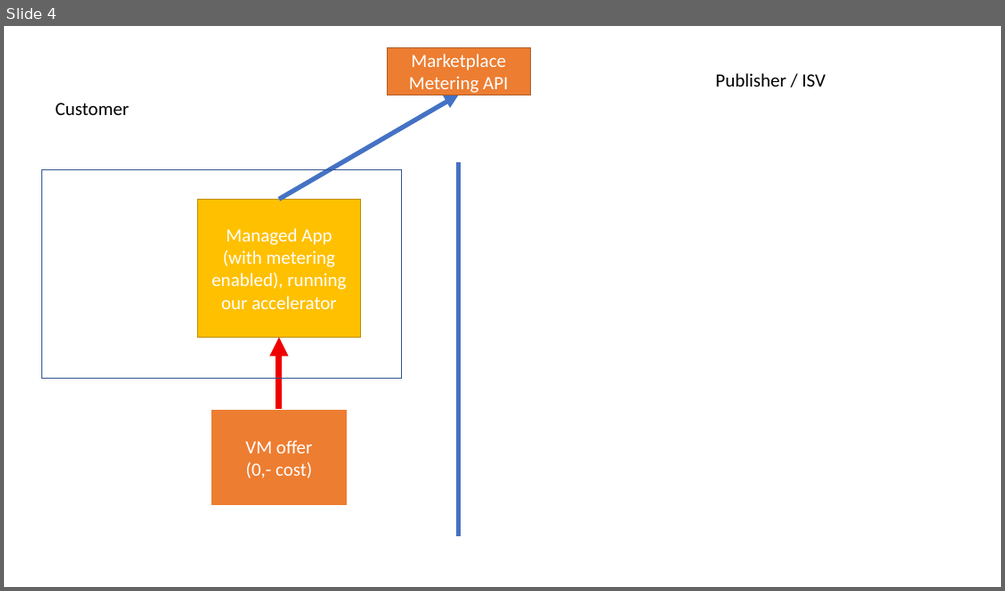
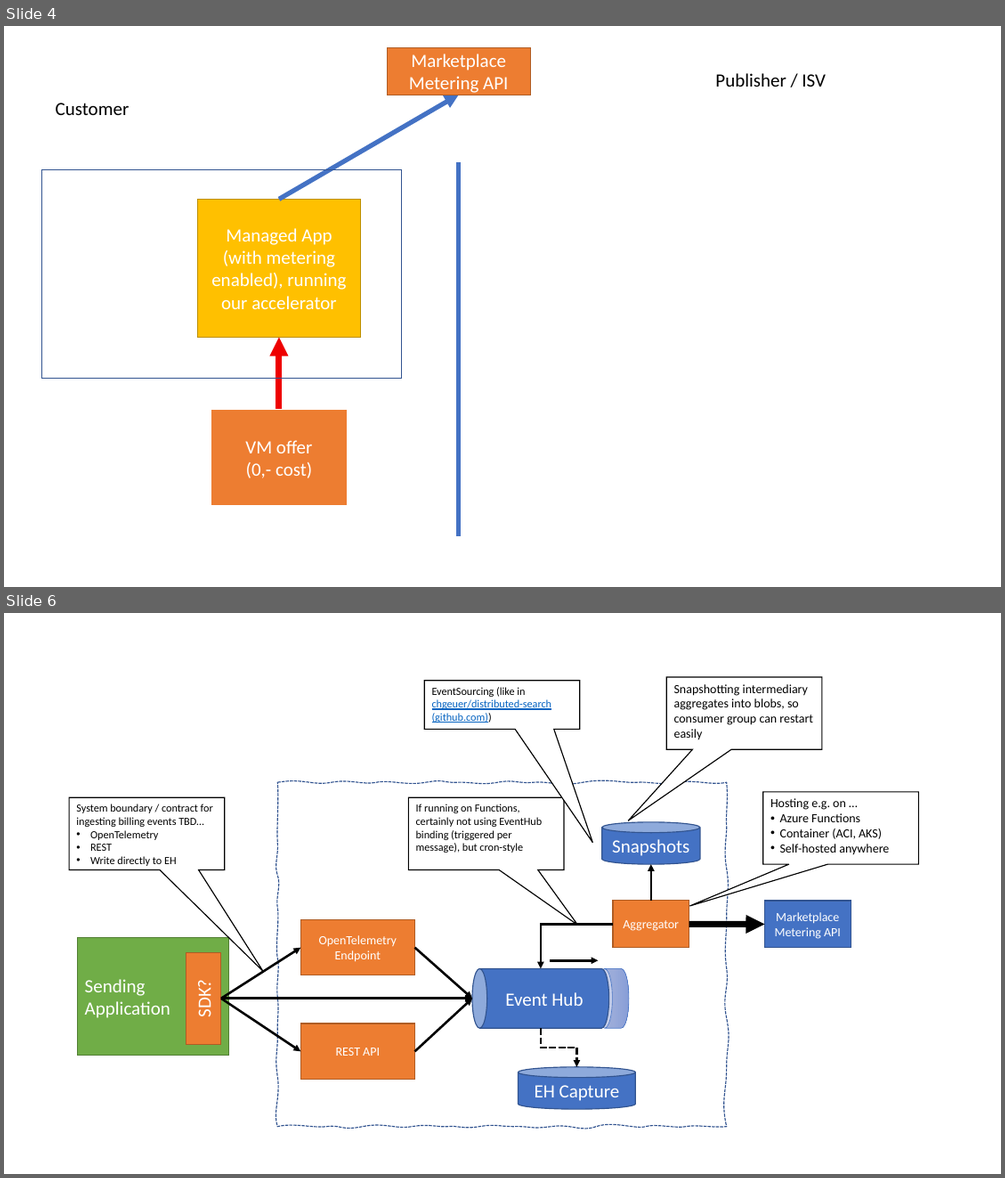
Before and after one commit to microsoft/metered-billing-accelerator, a slide deck: docs/images.pptx. Shown one above the other, each under a label of ours: slide 4 before the commit, slides 4 and 6 after it; the slides between them are not shown. The pictures are 1005x591 and 1005x1178 pixels, drawn with LibreOffice and Linux fonts; fonts in the diff are those of the drawing. Boxes give left, top, right and bottom in pixels: in the first picture for what was removed or moved away, otherwise in the second. Text is boxed around its words. In the diff, an @@ line names an element or a change of style, - is before the commit and + after.

```diff
--- a/docs/images.pptx
+++ b/docs/images.pptx
@@ slide 6 added at <box>4,613,1001,1174</box>, background #FFFFFF @@
@@ speech box added at <box>424,681,580,729</box>, fill #FFFFFF, outline #000000 1 pt, 10.5 pt, text #0563C1, underline @@
+EventSourcing (like in chgeuer/distributed-search (github.com))
@@ speech box added at <box>666,677,822,750</box>, fill #FFFFFF, outline #000000 1 pt, 12 pt, text #000000 @@
+Snapshotting intermediary aggregates into blobs, so consumer group can restart easily
@@ speech box added at <box>69,798,225,870</box>, fill #FFFFFF, outline #000000 1 pt, 10.5 pt, text #000000 @@
+System boundary / contract for ingesting billing events TBD…
+• OpenTelemetry
+• REST
+• Write directly to EH
@@ freeform shape added at <box>278,782,727,1126</box>, outline #325491 1 pt dashed @@
@@ speech box added at <box>409,798,564,870</box>, fill #FFFFFF, outline #000000 1 pt, 10.5 pt, text #000000 @@
+If running on Functions, certainly not using EventHub binding (triggered per message), but cron-style
@@ speech box added at <box>763,792,919,864</box>, fill #FFFFFF, outline #000000 1 pt, 12 pt, text #000000 @@
+Hosting e.g. on …
+• Azure Functions
+• Container (ACI, AKS)
+• Self-hosted anywhere
@@ cylinder added at <box>602,822,700,864</box>, fill #4472C4, outline #325491 1 pt, 18 pt, text #FFFFFF @@
+Snapshots
@@ arrow added from (651, 900) to (651, 864), #000000 2.25 pt @@
@@ rectangle added at <box>613,900,689,948</box>, fill #ED7D31, outline #AF5C24 1 pt, 12 pt, text #FFFFFF @@
+Aggregator
@@ rectangle added at <box>764,900,850,948</box>, fill #4472C4, outline #325491 1 pt, 12 pt, text #FFFFFF @@
+Marketplace Metering API
@@ rectangle added at <box>301,919,415,975</box>, fill #ED7D31, outline #AF5C24 1 pt, 12 pt, text #FFFFFF @@
+OpenTelemetry Endpoint
@@ elbow arrow added from (613, 925) to (541, 969), #000000 2.25 pt @@
@@ arrow added from (689, 925) to (764, 925), #000000 6 pt @@
@@ rectangle added at <box>77,938,228,1055</box>, fill #70AD47, outline #538035 1 pt, 18 pt, text #FFFFFF @@
+Sending
+Application
@@ rectangle added at <box>186,952,221,1045</box>, fill #ED7D31, outline #AF5C24 1 pt, 18 pt, text #FFFFFF @@
+SDK?
@@ arrow added from (221, 998) to (301, 948), #000000 2.25 pt @@
@@ arrow added from (414, 948) to (472, 998), #000000 2.25 pt @@
@@ cylinder added at <box>472,969,609,1029</box>, fill #4472C4, outline #325491 1 pt, 18 pt, text #FFFFFF @@
+Event Hub
@@ arrow added from (550, 961) to (598, 961), #000000 2.25 pt @@
@@ cylinder added at <box>598,969,630,1029</box>, fill gradient #A8B7DF to #9AABD9 to #889ED7, outline #4472C4 0.5 pt @@
@@ arrow added from (221, 998) to (301, 1051), #000000 2.25 pt @@
@@ arrow added from (221, 998) to (472, 998), #000000 2.25 pt @@
@@ arrow added from (414, 1051) to (472, 998), #000000 2.25 pt @@
@@ rectangle added at <box>301,1023,415,1078</box>, fill #ED7D31, outline #AF5C24 1 pt, 12 pt, text #FFFFFF @@
+REST API
@@ elbow arrow added from (541, 1028) to (577, 1067), #000000 2.25 pt dashed @@
@@ cylinder added at <box>518,1067,636,1109</box>, fill #4472C4, outline #325491 1 pt, 18 pt, text #FFFFFF @@
+EH Capture
```
Also in this commit, not shown: 2 slides changed, 1 other slide added, 1 other file.
